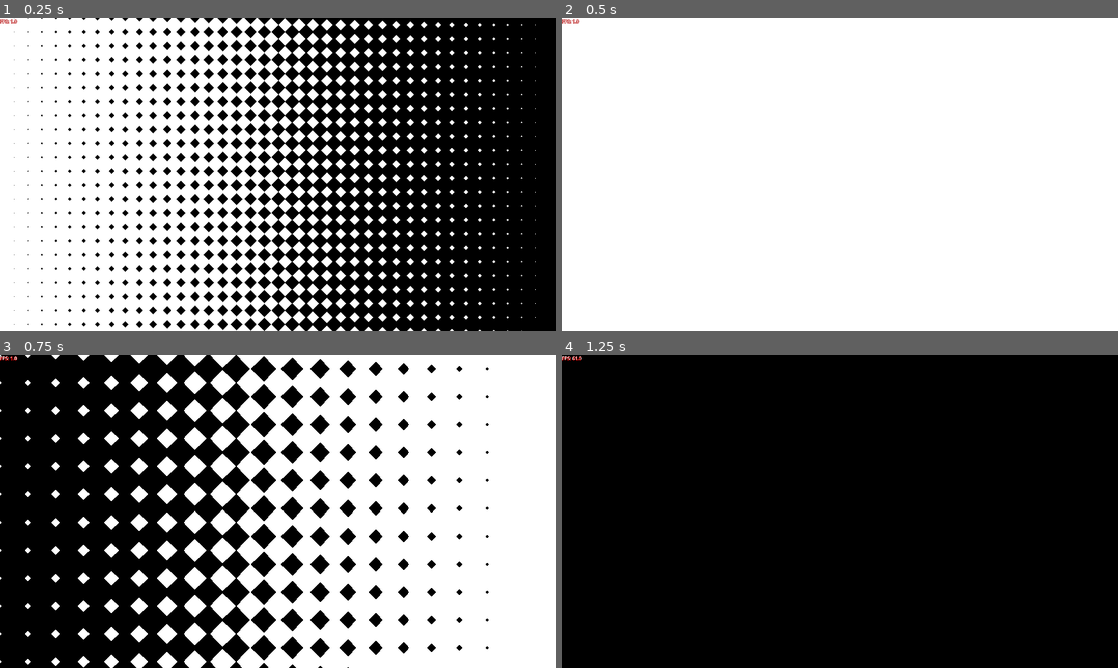
Above: before the commit, frames 1-4 (two rows, left to right).
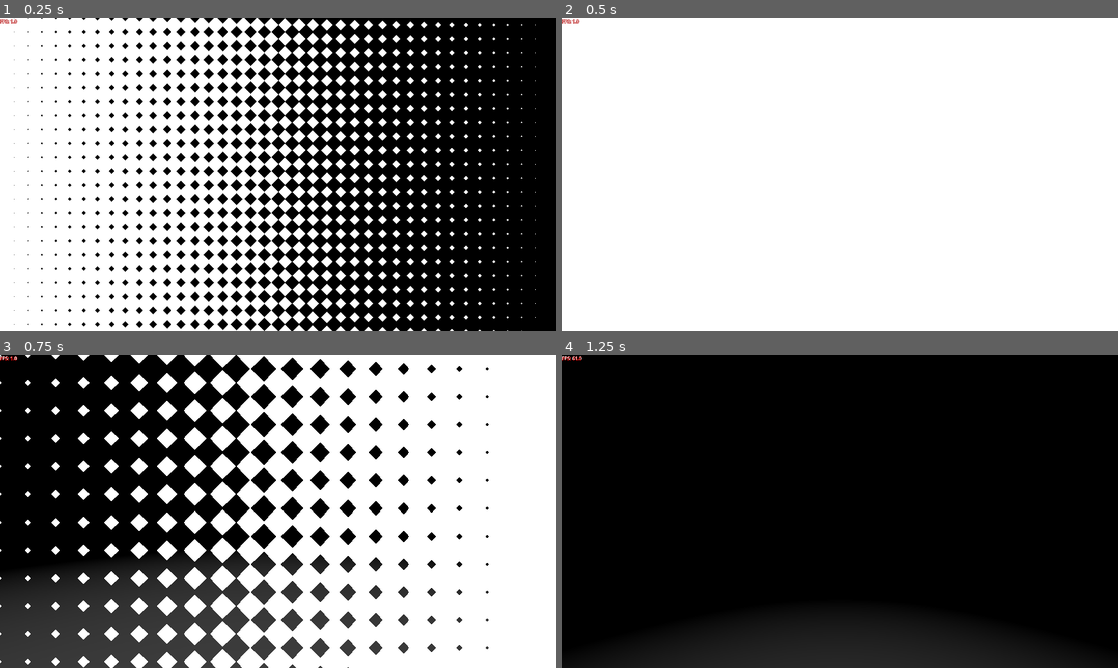
Above: after the commit, the same moments.

Repository: Cami-Cat/Vice
Game: Godot game, scene res://Scenes/Core/GameCore/game_core.tscn
The game is run twice, just before and just after one commit, with the same random seed, the same clock (stepped at 60 frames per second) and the same inputs.
Inputs:
- Up to frame 1 (0.25 s): no input
- Up to frame 2 (0.5 s): no input
- Up to frame 3 (0.75 s): no input
- Up to frame 4 (1.25 s): no input

Frames 1-2 are identical in both runs. In frame 3, 14% of the frame differs, in the area x 0-88%, y 64-100%; in frame 4, 6.6%.

Commit message:
Added basic first-person rules and commented out third person.

Diff:
--- a/template/Scenes/Character/Pawn.tscn
+++ b/template/Scenes/Character/Pawn.tscn
@@ -17,3 +17,6 @@
 [node name="Collision" type="CollisionShape3D" parent="." unique_id=1824481999]
 transform = Transform3D(1, 0, 0, 0, 1, 0, 0, 0, 1, 0, 0.96328306, 0)
 shape = SubResource("ConvexPolygonShape3D_g5mk7")
+
+[node name="CameraPositionComponent" type="Node3D" parent="." unique_id=782060190 groups=["CameraTarget"]]
+transform = Transform3D(1, 0, 0, 0, 1, 0, 0, 0, 1, 0, 1.2453322, -0.52930117)
--- a/template/Scenes/World/city_3d.tscn
+++ b/template/Scenes/World/city_3d.tscn
@@ -3,6 +3,17 @@
 [ext_resource type="PackedScene" uid="uid://doij72a0ut3nk" path="res://Scenes/BaseScene/scene_base_3d.tscn" id="1_rpwb6"]
 [ext_resource type="PackedScene" uid="uid://7kiaigr1j55p" path="res://Scenes/Character/Pawn.tscn" id="2_fu27m"]
 
+[sub_resource type="PlaneMesh" id="PlaneMesh_fu27m"]
+
 [node name="scene_base_3d" unique_id=686478997 instance=ExtResource("1_rpwb6")]
 
+[node name="Floor" type="MeshInstance3D" parent="World Origin" parent_id_path=PackedInt32Array(142773117) index="0" unique_id=478081192]
+transform = Transform3D(127.88001, 0, 0, 0, 1, 0, 0, 0, 127.88001, 0, 0, 0)
+mesh = SubResource("PlaneMesh_fu27m")
+skeleton = NodePath("../..")
+
 [node name="Pawn" parent="." index="2" unique_id=840618511 instance=ExtResource("2_fu27m")]
+transform = Transform3D(1, 0, 0, 0, 1, 0, 0, 0, 1, 0, 0.47961712, 0)
+
+[node name="OmniLight3D" type="OmniLight3D" parent="." index="3" unique_id=2022802301]
+transform = Transform3D(1, 0, 0, 0, 1, 0, 0, 0, 1, 0, 3.3700628, 0)
--- a/template/Scripts/Globals/g_twn.gd
+++ b/template/Scripts/Globals/g_twn.gd
@@ -76,5 +76,4 @@
 		return false
 	if in_tween.is_running() : await in_tween.finished
 	in_tween.kill()
-	push_error(str(self), "Tween killed.")
 	return true
--- a/template/Scripts/player_camera.gd
+++ b/template/Scripts/player_camera.gd
@@ -15,6 +15,6 @@
 func _validate_camera_target() -> void:
 	if !is_instance_valid(camera_target):
 		var _camera_target = get_tree().get_first_node_in_group("CameraTarget")
-		if !camera_target : return
+		if !_camera_target : return
 		else : camera_target = _camera_target
 	return
--- a/template/Scripts/player_controller.gd
+++ b/template/Scripts/player_controller.gd
@@ -16,15 +16,16 @@
 	return
 
 func _construct_camera_rig() -> void:
-	var camera_target : Node3D = Node3D.new()
-
 	player_camera.name = "PlayerCamera"
 	player_camera.add_to_group("ActiveCamera")
-	camera_target.name = "CameraTarget"
-	camera_target.add_to_group("CameraTarget")
+	player_camera.make_current()
+	## Below are third person rules.
+	#var camera_target : Node3D = Node3D.new()
+	#camera_target.name = "CameraTarget"
+	#camera_target.add_to_group("CameraTarget")
 
-	camera_target.add_child(player_camera)
-	GVar.active_scene.add_child(camera_target)
+	#camera_target.add_child(player_camera)
+	GVar.active_scene.add_child(player_camera)
 	return
 
 func _connect_signals() -> void:
@@ -58,6 +59,7 @@
 	possessed_pawn = pawn
 	pawn._is_possessed = true
 	print("Successfully possessed pawn: %s" % [possessed_pawn])
+	_set_camera_target(possessed_pawn)
 
 	return true
 
@@ -69,3 +71,16 @@
 	pawn._is_possessed = false
 
 	return true
+
+func _set_camera_target(to : Variant) -> void:
+	if !is_instance_of(to, Pawn) || !typeof(to) != TYPE_VECTOR3:
+		print("Cannot set target to: [%s], it must be of type Pawn or Vector3" % [to])
+		return
+	if is_instance_of(to, Pawn):
+		for child : Node in to.get_children():
+			if child.is_in_group("CameraTarget"):
+				to = child.position
+
+	var tween = GTwn._tween_property(player_camera, "position", to, 0.5, Tween.TransitionType.TRANS_SINE)
+	await GTwn.kill_tween(tween)
+	return
--- a/template/project.godot
+++ b/template/project.godot
@@ -45,6 +45,7 @@
 "UI Manager"=""
 MainCamera=""
 Pawn=""
+CameraTarget=""
 
 [input]
 
